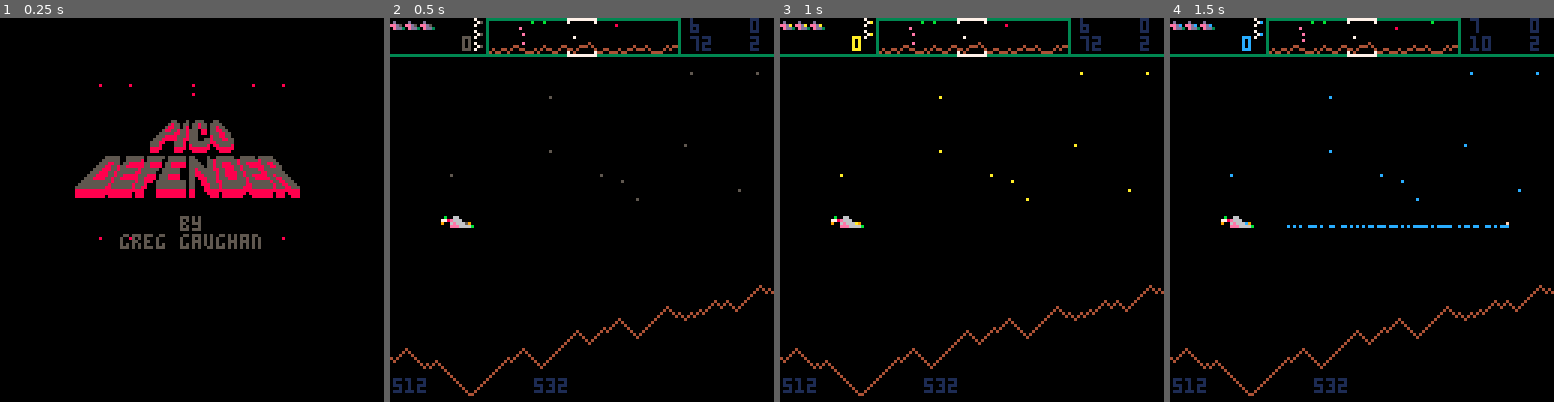
Above: before the commit, frames 1-4 (left to right).
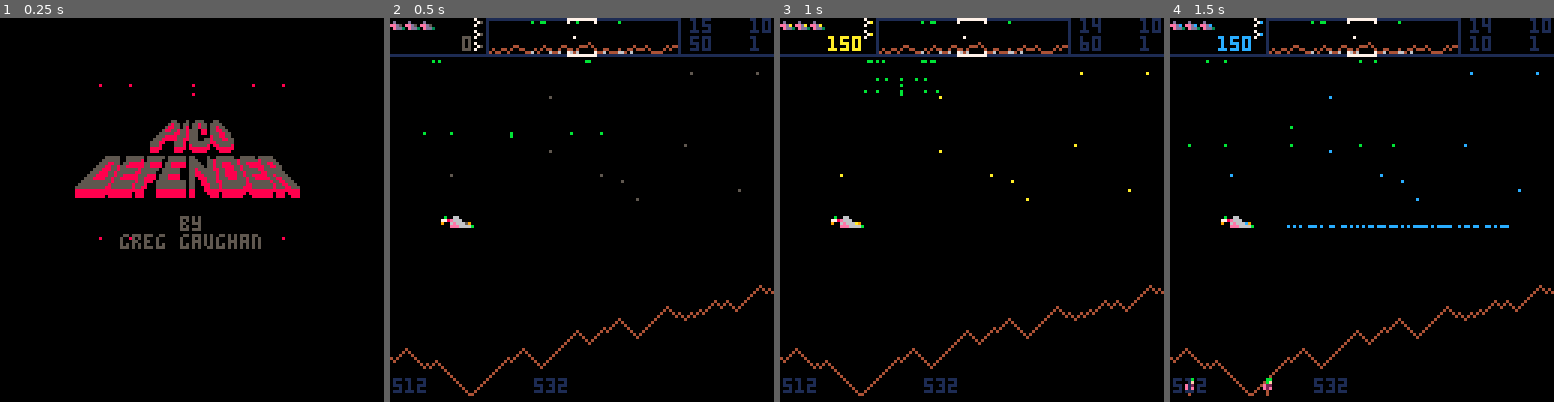
Above: after the commit, the same moments.

Repository: ggaughan/picodefender
Game: PICO-8 cartridge picodefender.p8
Two runs of this game, one before a commit and one after it. Both use one fixed random seed, a clock stepped at 60 frames per second and the inputs below.
Inputs:
- Up to frame 1 (0.25 s): no input
- Up to frame 2 (0.5 s): tap X (X key) at 0.33 s
- Up to frame 3 (1 s): tap O (Z key) at 0.7 s
- Up to frame 4 (1.5 s): tap X (X key) at 1.07 s

Frame 1 is identical in both runs. In frame 2, 1.7% of the frame differs, in the area x 0-100%, y 0-32%; in frame 3, 1.9%, in the area x 0-100%, y 0-21%; in frame 4, 1.9%.

Commit message:
Test off, pre trim

Diff:
--- a/picodefender.p8
+++ b/picodefender.p8
@@ -6,7 +6,7 @@
 -- remake of the williams classic
 
 debug = true
-debug_test = debug  -- 1 of each enemy per wave
+debug_test = not debug  -- 1 of each enemy per wave
 debug_kill = not debug
 
 today = 1
@@ -1062,7 +1062,7 @@
 	 	mdx,mdy
 		)
 
-		if debug then
+		if debug_kill then
 		 local off=((age * laser_size) * laser_rate)
 			line(
 			 x+(off)*laser[3],
@@ -1891,9 +1891,9 @@
 	end
 
 	if	debug_test then
-		wave_old = 1
-		wave_progression=1
-		wave.landers=2 --1
+		--wave_old = 1
+		--wave_progression=1
+		--wave.landers=2 --1
 		--wave.bombers=min(1,wave.bombers)
 		--wave.pods=min(1,wave.pods)
 	end
